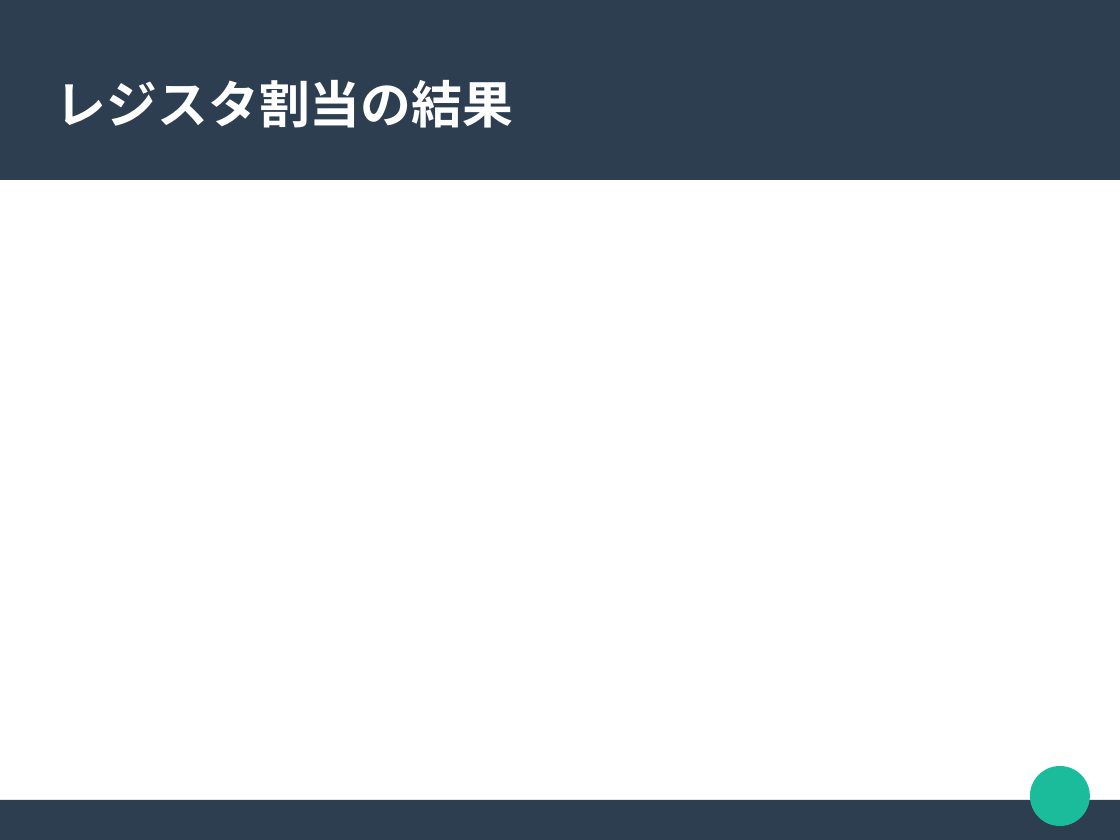
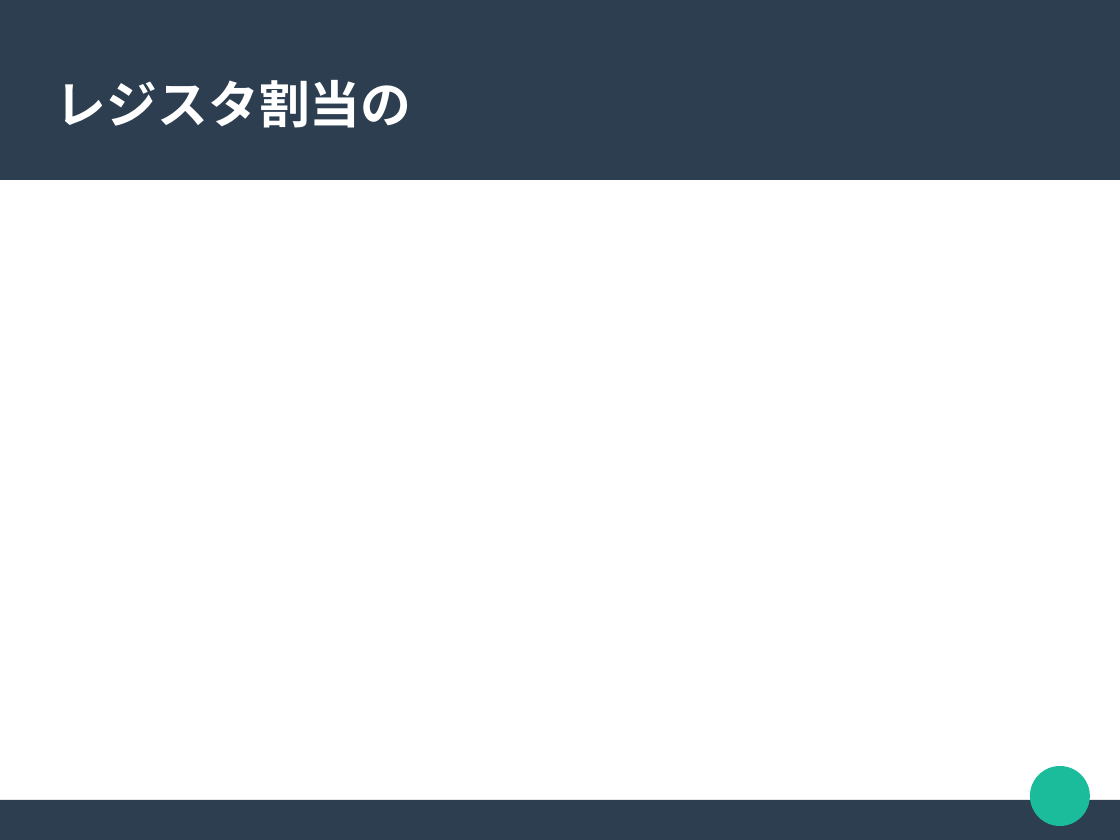
Before and after one commit to akawashiro/hml, a slide deck: slide 7 of hml.odp. Drawn at 1120x840 pixels with LibreOffice and Linux fonts; fonts in the diff are those of the drawing. Boxes give left, top, right and bottom in pixels: in the first picture for what was removed or moved away, otherwise in the second. Text is boxed around its words. In the diff, an @@ line names an element or a change of style, - is before the commit and + after.

```diff
--- a/hml.odp
+++ b/hml.odp
@@ title at [56,80,412,128]: text changed @@
-レジスタ割当の結果
+レジスタ割当の
```
Also in this commit, not shown: 2 other slides changed, 2 slides added, 2 slides removed.
